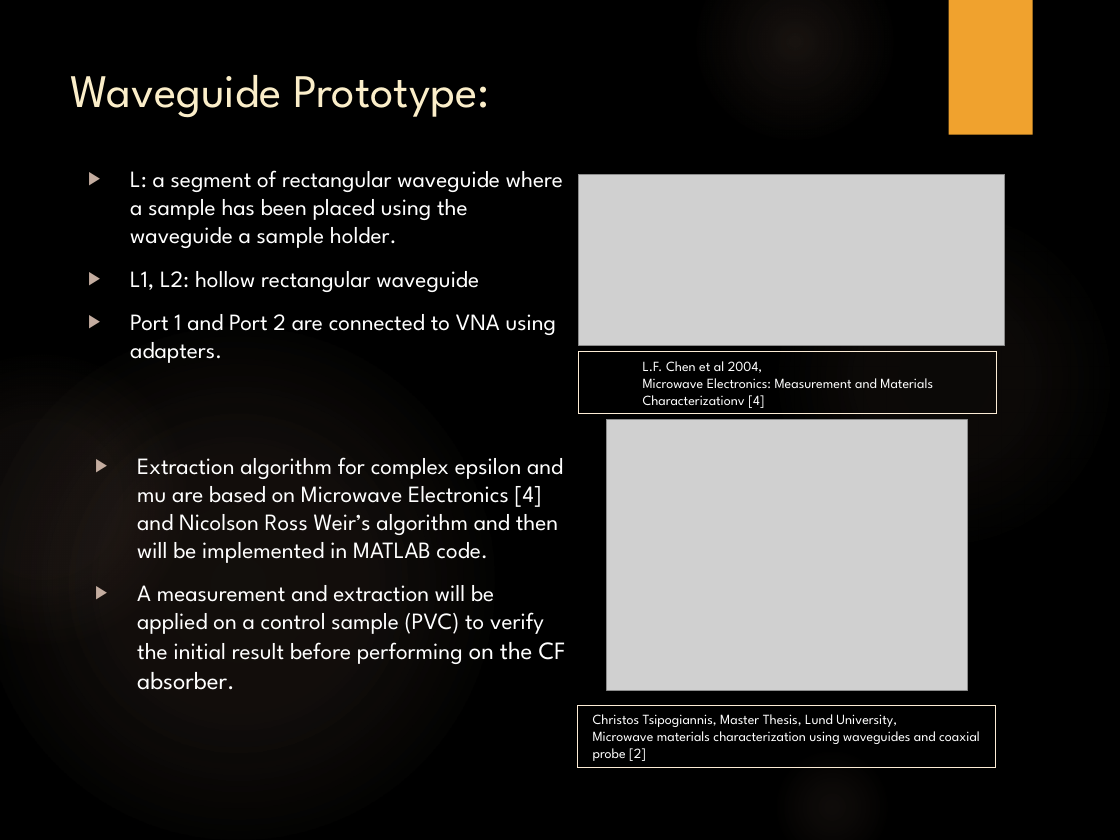
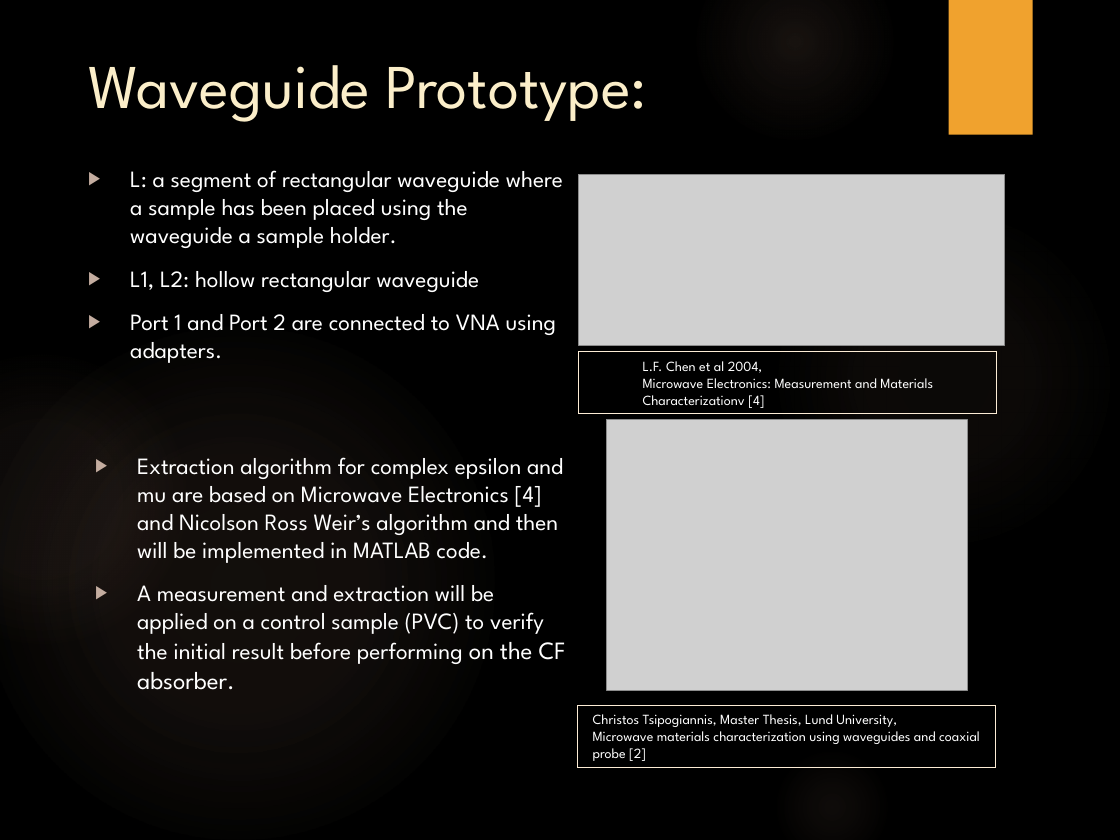
Before and after one commit to trankhiemha/ECE412-413-Capstone-Project-N3, a slide deck: slide 7 of Capstone project proposal presentation.pptx. Drawn at 1120x840 pixels with LibreOffice and Linux fonts; fonts in the diff are those of the drawing; grey boxes stand for pictures; background and template pictures are left out. Boxes give left, top, right and bottom in pixels: in the first picture for what was removed or moved away, otherwise in the second. Text is boxed around its words. In the diff, an @@ line names an element or a change of style, - is before the commit and + after.

```diff
--- a/Capstone project proposal presentation.pptx
+++ b/Capstone project proposal presentation.pptx
@@ title "Waveguide Prototype:": place and size @@
-title "Waveguide Prototype:" at (71,75,489,118)
+title "Waveguide Prototype:" at (88,65,646,122)
@@ title "Waveguide Prototype:" at (88,65,646,122): size 30 to 40 pt @@
```
Also in this commit, not shown: 11 other slides changed, 2 slides added, 1 slide removed.
